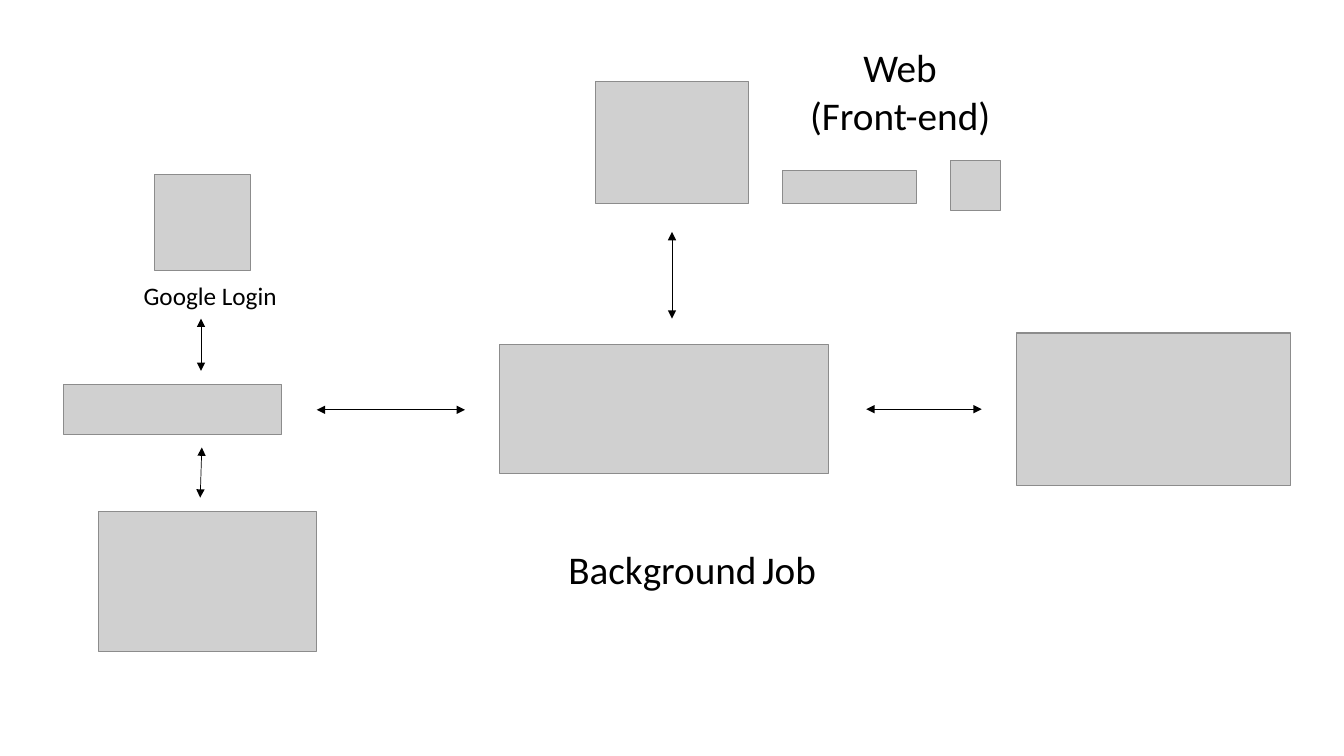
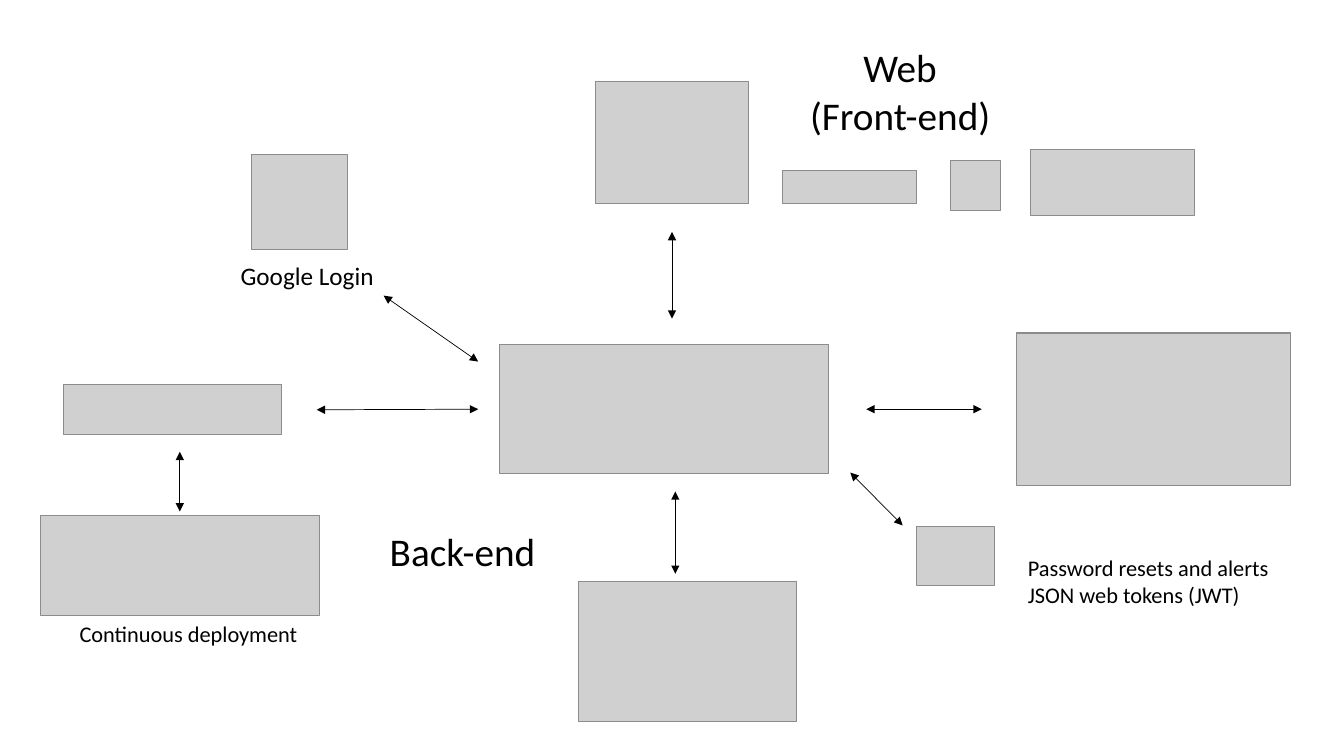
Before and after one commit to saipraveenkondapalli/portfolio, a slide deck: slide 1 of Presentation1.pptx. Drawn at 1344x756 pixels with LibreOffice and Linux fonts; fonts in the diff are those of the drawing; grey boxes stand for pictures. Boxes give left, top, right and bottom in pixels: in the first picture for what was removed or moved away, otherwise in the second. Text is boxed around its words. In the diff, an @@ line names an element or a change of style, - is before the commit and + after.

```diff
--- a/Presentation1.pptx
+++ b/Presentation1.pptx
@@ picture moved from (x1=155, y1=174, x2=251, y2=270) to (x1=252, y1=154, x2=348, y2=250) @@
@@ picture added at (x1=1031, y1=150, x2=1195, y2=216) @@
@@ text "Google Login" moved from (x1=144, y1=287, x2=277, y2=310) to (x1=241, y1=267, x2=374, y2=290) @@
@@ double arrow added from (478, 362) to (384, 295), #000000 0.5 pt @@
@@ double arrow removed from (201, 319) to (201, 371) @@
@@ double arrow moved from (465, 410) - (317, 410) to (478, 409) - (317, 410) @@
@@ double arrow moved from (202, 448) - (201, 498) to (179, 452) - (179, 511) @@
@@ double arrow added from (851, 473) to (903, 525), #000000 0.5 pt @@
@@ double arrow added from (676, 492) to (676, 574), #000000 0.5 pt @@
@@ picture added at (x1=41, y1=515, x2=320, y2=615) @@
@@ text at (x1=390, y1=538, x2=536, y2=567): text changed @@
-Background Job
+Back-end
@@ picture added at (x1=918, y1=527, x2=996, y2=586) @@
@@ text added at (x1=1028, y1=560, x2=1268, y2=606), 16 pt, text #000000 @@
+Password resets and alerts
+JSON web tokens (JWT)
@@ picture moved from (x1=99, y1=511, x2=317, y2=650) to (x1=579, y1=582, x2=797, y2=721) @@
@@ text added at (x1=80, y1=626, x2=297, y2=646), 16 pt, text #000000 @@
+Continuous deployment
```
Also in this commit, not shown: 1 other slide changed, 9 other files.
